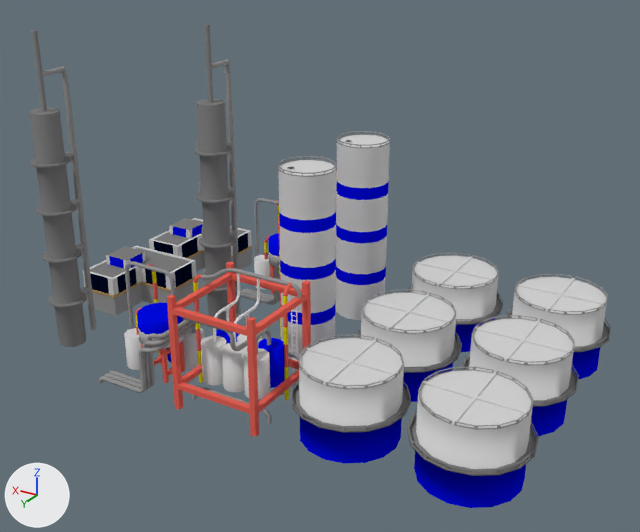
One commit to the Blender file Assets/Blender/Industries/oilrefinery1.blend: the scene before it, then after it.
The view is the same before and after, from a 50 mm camera at (-11.67, 14.37, 7.93) aimed at (-4.39, 2.23, 1.86). The lights are fixed; the arrows at lower left show +X, +Y and +Z.
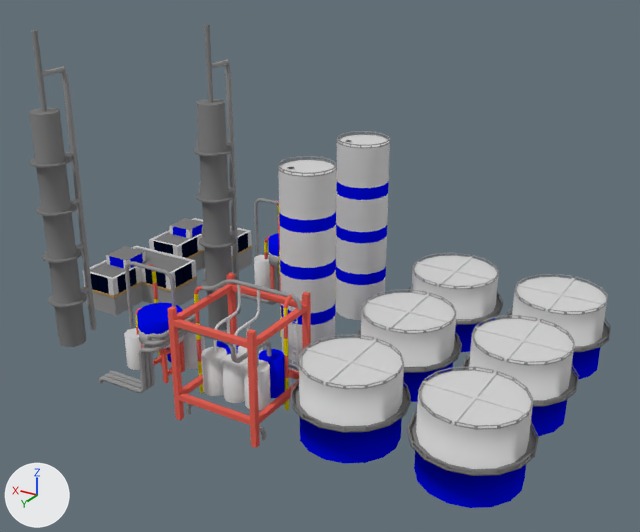
Patch to the scene script:
```diff
--- a/Assets/Blender/Industries/oilrefinery1.blend.py
+++ b/Assets/Blender/Industries/oilrefinery1.blend.py
@@ me_cylinder_022 @@
 # used by ob_cylinder_019; parent = ob_bigframe; location = (-3.538, 4.202, 0.137); scale = (0.7, 0.7, 0.7)
-me_cylinder_022.from_pydata(...)  # 32 vertices, 17 faces; spans x -0.3..0.3, y -0.3..0.3, z 0.0..1.0
+me_cylinder_022.from_pydata(...)  # 2661 vertices, 2516 faces; spans x -1.786..0.796, y -1.461..0.914, z -0.533..2.464
+# me_cylinder_022 part 1: the loose piece of 32 vertices spanning x -0.3..0.3, y -0.3..0.3, z 0.0..1.0 is copied, and the copy is moved by (-1.222, 0.0, 0.0); it spans x -1.522..-0.922, y -0.3..0.3, z 0.0..1.0
+# me_cylinder_022 part 2: the loose piece of 32 vertices spanning x -0.3..0.3, y -0.3..0.3, z 0.0..1.0 is copied, and the copy is moved by (-0.607, 0.0, 0.0); it spans x -0.907..-0.307, y -0.3..0.3, z 0.0..1.0
+# me_cylinder_022 part 3: the loose piece of 32 vertices spanning x -0.3..0.3, y -0.3..0.3, z 0.0..1.0 is copied, and the copy is moved by (-1.216, -0.607, 0.0), in mat_companycolor (blue #0009e7); it spans x -1.516..-0.916, y -0.907..-0.307, z 0.0..1.0
+# me_cylinder_022 part 4: the loose piece of 32 vertices spanning x -0.3..0.3, y -0.3..0.3, z 0.0..1.0 is copied, and the copy is moved by (-0.607, -0.607, 0.0); it spans x -0.907..-0.307, y -0.907..-0.307, z 0.0..1.0
+# me_cylinder_022 part 5: the loose piece of 32 vertices spanning x -0.3..0.3, y -0.3..0.3, z 0.0..1.0 is copied, and the copy is moved by (0.007, -0.607, 0.0), in mat_companycolor (blue #0009e7); it spans x -0.293..0.307, y -0.907..-0.307, z 0.0..1.0
+# me_cylinder_022 part 6: 2469 vertices added at x -1.786..0.796, y -1.461..0.914, z -0.533..2.464
 me_cylinder_022.materials.append(mat_white)
+me_cylinder_022.materials.append(mat_concrete)  # grey #979797
+me_cylinder_022.materials.append(mat_companycolor)  # blue #0009e7
+me_cylinder_022.materials.append(mat_warning)  # yellow #e7d700
+me_cylinder_022.materials.append(mat_iron)  # red #e76356
@@ ob_circle_028 @@
-ob_circle_028 = bpy.data.objects.new('Circle.028', me_circle_030)
@@ ob_ladder @@
-ob_ladder = bpy.data.objects.new('ladder', me_plane_004)
@@ ob_bigframe @@
-ob_bigframe = bpy.data.objects.new('bigframe', me_cube_004)
@@ ob_circle_025 @@
-ob_circle_025 = bpy.data.objects.new('Circle.025', me_circle_028)
@@ ob_circle_024 @@
-ob_circle_024 = bpy.data.objects.new('Circle.024', me_circle_014)
@@ ob_circle_026 @@
-ob_circle_026 = bpy.data.objects.new('Circle.026', me_circle_013)
@@ ob_circle_023 @@
-ob_circle_023 = bpy.data.objects.new('Circle.023', me_circle_010)
@@ ob_circle_021 @@
-ob_circle_021 = bpy.data.objects.new('Circle.021', me_circle_007)
@@ ob_cylinder_019 @@
 ob_cylinder_019 = bpy.data.objects.new('Cylinder.019', me_cylinder_022)
-ob_cylinder_019.parent = ob_bigframe
-ob_cylinder_019.matrix_parent_inverse = Matrix(((1.0, 0.0, 0.0, 3.847), (0.0, 1.0, 0.0, -3.997), (0.0, 0.0, 1.0, 0.0), (0.0, 0.0, 0.0, 1.0)))
 ob_cylinder_019.location = (-3.538, 4.202, 0.137)
@@ ob_cylinder_018 @@
-ob_cylinder_018 = bpy.data.objects.new('Cylinder.018', me_cylinder_021)
@@ ob_cylinder_017 @@
-ob_cylinder_017 = bpy.data.objects.new('Cylinder.017', me_cylinder_020)
@@ ob_cylinder_016 @@
-ob_cylinder_016 = bpy.data.objects.new('Cylinder.016', me_cylinder_019)
@@ ob_cylinder_015 @@
-ob_cylinder_015 = bpy.data.objects.new('Cylinder.015', me_cylinder_018)
@@ ob_cylinder_014 @@
-ob_cylinder_014 = bpy.data.objects.new('Cylinder.014', me_cylinder_017)
@@ ob_circle_020 @@
-ob_circle_020 = bpy.data.objects.new('Circle.020', me_circle_000)
@@ ob_circle_022 @@
-ob_circle_022 = bpy.data.objects.new('Circle.022', me_circle_008)
```

Where the change shows, as pixel boxes (x1, y1, x2, y2) in the pictures (640 x 532 px):
'Cylinder.019', reshaped, moved (458% wider, 252% taller): before (201, 336, 226, 385); after (167, 273, 311, 448)
'bigframe', deleted (red): before (167, 262, 311, 437)
'Cylinder.017', deleted: before (222, 342, 247, 392)
'Cylinder.018', deleted: before (243, 349, 270, 399)
'Cylinder.016', deleted (blue): before (258, 338, 284, 388)
'Circle.028', deleted: before (213, 273, 260, 345)
'Circle.022', deleted: before (201, 268, 302, 298)
'Circle.021', deleted: before (283, 283, 292, 400)
'Circle.025', deleted: before (182, 317, 271, 354)
'Circle.020', deleted: before (193, 274, 203, 383)
'Circle.024', deleted: before (192, 386, 272, 424)
'ladder', deleted: before (291, 295, 298, 385)
'Cylinder.014', deleted: before (216, 329, 240, 344)
'Cylinder.015', deleted: before (237, 334, 262, 349)
'Circle.023', deleted: before (288, 351, 299, 360)
part 1 of me_cylinder_022, added: after (244, 360, 271, 410)
part 2 of me_cylinder_022, added: after (222, 353, 248, 403)
part 3 of me_cylinder_022, added (blue): after (259, 349, 285, 398)
part 4 of me_cylinder_022, added: after (238, 346, 263, 358)
part 5 of me_cylinder_022, added: after (217, 341, 239, 355)
part 6 of me_cylinder_022, added (red): after (167, 273, 311, 448)
